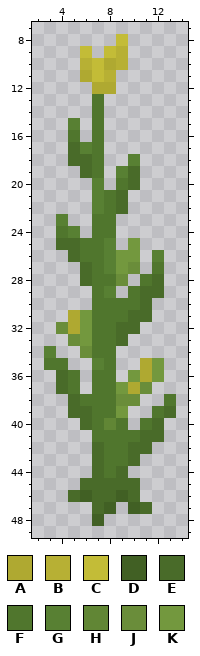
Pixel-art sprite -- assets/map/corn_crop_left.png. The first picture shows the starting point.
The file is 32x64 pixels. Colours within 5 levels of each other are drawn and written as one. Shown: x 2..14, y 7..49.
Palette (. is transparent): A #afa931  B #b7b034  C #c3bc37  D #416024  E #496b29  F #50762d  G #588033  H #618635  J #6a8d3a  K #73983e
Pixels before, first column x 3:
 8 ......C....
 9 ...C.CB....
10 ...BCAB....
11 ...ACB.....
12 ....AA.....
13 ....F......
14 ....F......
15 ..G.F......
16 ..F.F......
17 ..EGF......
18 ..EEF..G...
19 ...EF.GE...
20 ....G.FE...
21 ....GFE....
22 ....GFE....
23 .G..FF.....
24 .FG.FF.....
25 .EEFFG.K...
26 ..EFFGKK.G.
27 ...EFGKJ.F.
28 ...EFFJ.FE.
29 ....FG.FEE.
30 ....FFFFE..
31 ..AKFFFEE..
32 .JAKFFEE...
33 ..JKFFE....
34 G..JFF.....
35 FF..GF..AK.
36 .EF.FF.KAK.
37 .EF.FFKAJ..
38 ..EFFFJJ..F
39 ..EEFFK..FE
40 ...EFHF.FE.
41 ....FFFFEE.
42 ....EFFEE..
43 ....EFFE...
44 ....EFE....
45 ...EEEEE...
46 ..EDEEDE...
47 ....ED.DE..
48 ....D......
And afterwards:
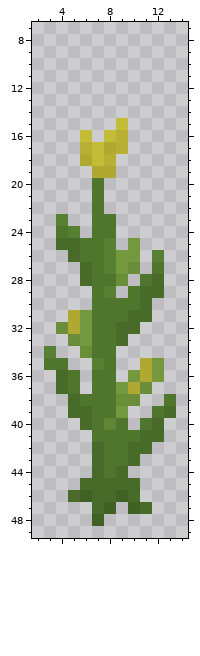
What changed:
Colour A now appears in row 17 at x 8; in row 19 at x 8.
The author changed colour E to colour A in row 18 at x 6.
The author changed colour F to colour A in row 19 at x 7.
Colour B now appears in rows 16 to 17 at x 9; in row 18 at x 8.
The author changed colour G to colour B in row 17 at x 6.
Colour C now appears in row 15 at x 9; in row 16 at x 6 and 8.
The author changed colour F to colour C in rows 17 to 18 at x 7.
The author changed colour G to colour F in rows 20 to 22 at x 7.
The edit erases colour A in row 10 at x 8; in row 11 at x 6; in row 12 at x 7 to 8.
The edit erases colour B in row 9 at x 9; in row 10 at x 6 and 9; in row 11 at x 8.
The edit erases colour C in row 8 at x 9; in row 9 at x 6 and 8; in rows 10 to 11 at x 7.
The edit erases colour E in rows 17 to 18 at x 5; in row 19 at x 6 and 10; in row 20 at x 10; in rows 21 to 22 at x 9.
The edit erases colour F in rows 13 to 15 at x 7; in row 16 at x 5 and 7; in row 20 at x 9; in rows 21 to 22 at x 8.
The edit erases colour G in row 15 at x 5; in row 18 at x 10; in row 19 at x 9.
Boxes around the changes in both pictures, in picture pixels (x1, y1, x2, y2):
changed: (68, 34, 140, 214)
